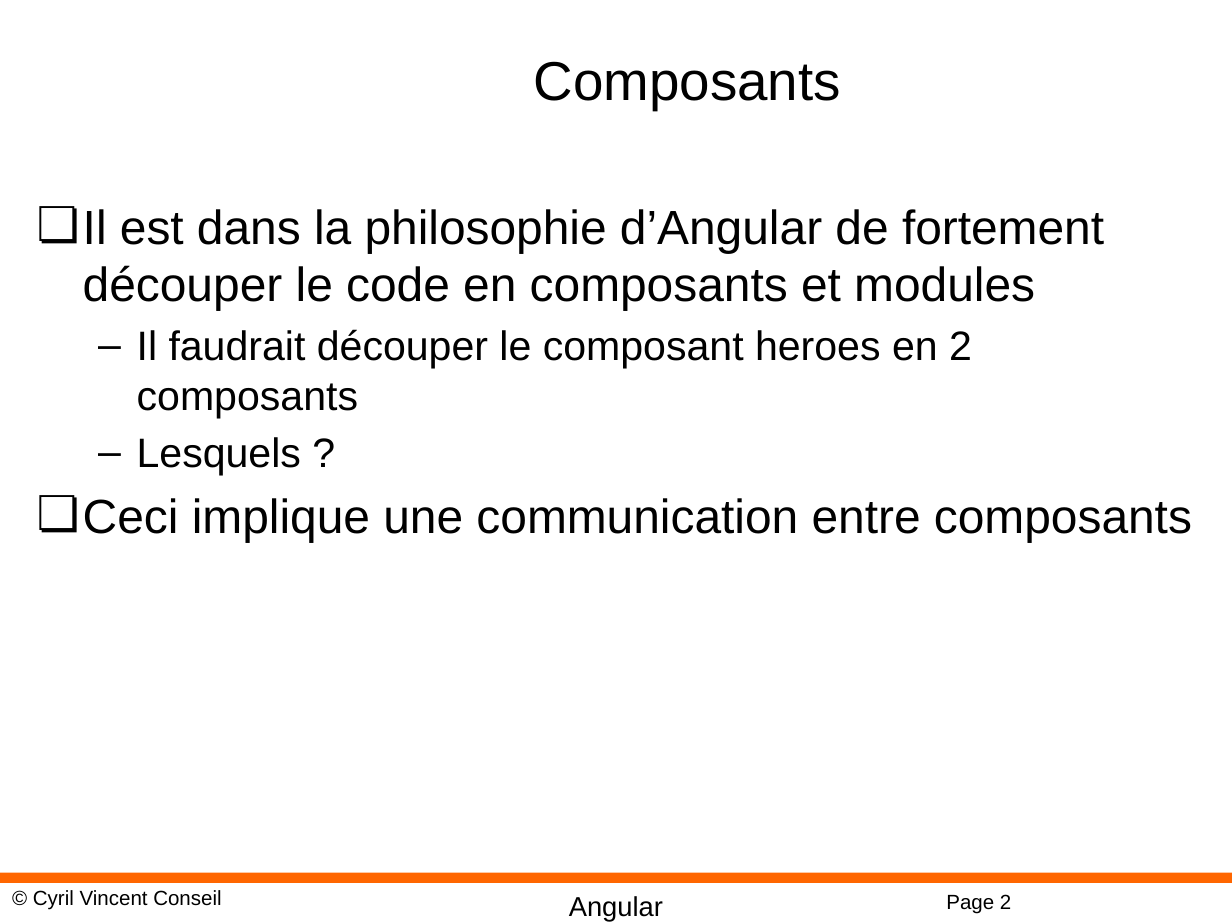
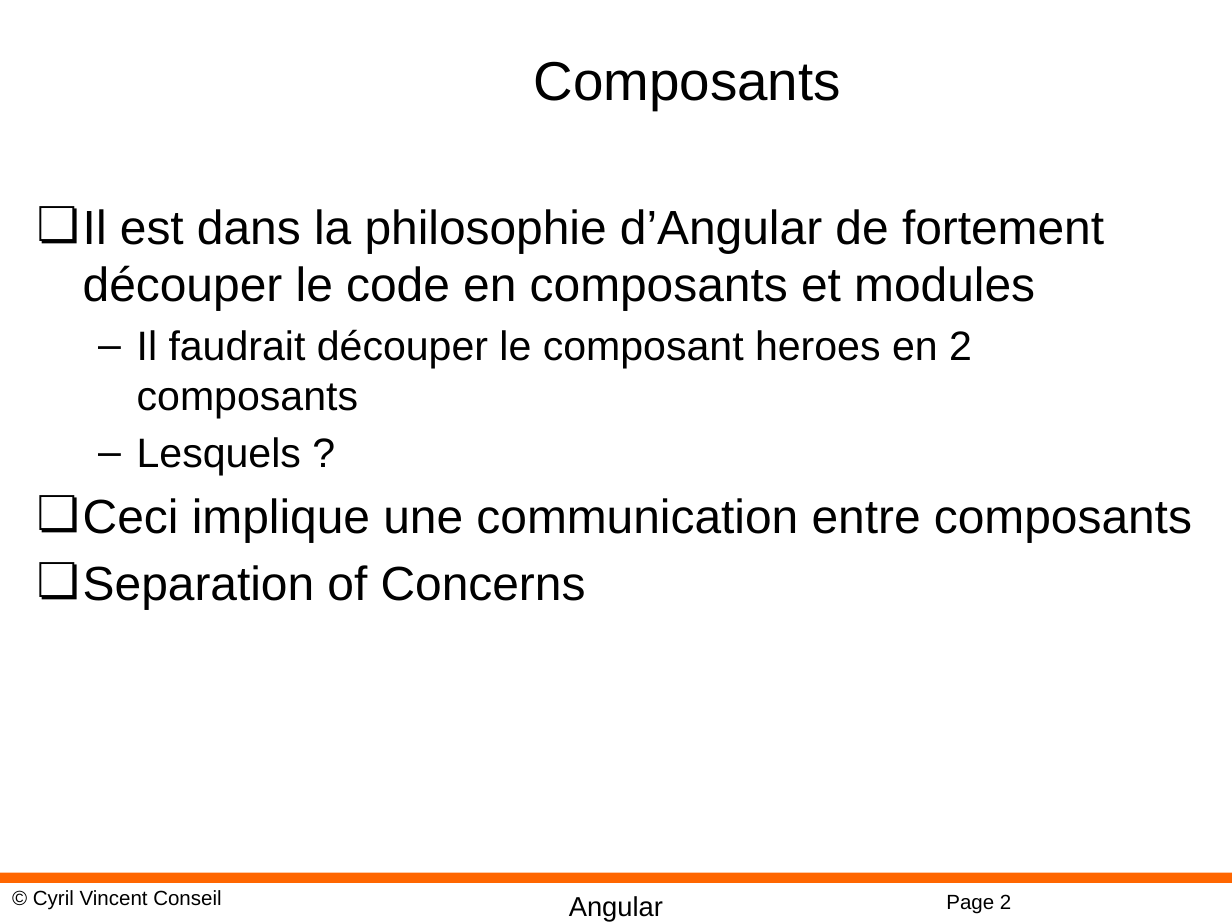
Before and after one commit to cyrilvincent/angular, a slide deck: slide 2 of PPT/Angular12-Components.pptx. Drawn at 1232x924 pixels with LibreOffice and Linux fonts; fonts in the diff are those of the drawing; background and template pictures are left out. Boxes give left, top, right and bottom in pixels: in the first picture for what was removed or moved away, otherwise in the second. Text is boxed around its words. In the diff, an @@ line names an element or a change of style, - is before the commit and + after.

```diff
--- a/PPT/Angular12-Components.pptx
+++ b/PPT/Angular12-Components.pptx
@@ text at bbox=[83, 565, 586, 609]: paragraph added @@
+❏ Separation of Concerns
```
Also in this commit, not shown: 2 other slides changed, 13 other files.
